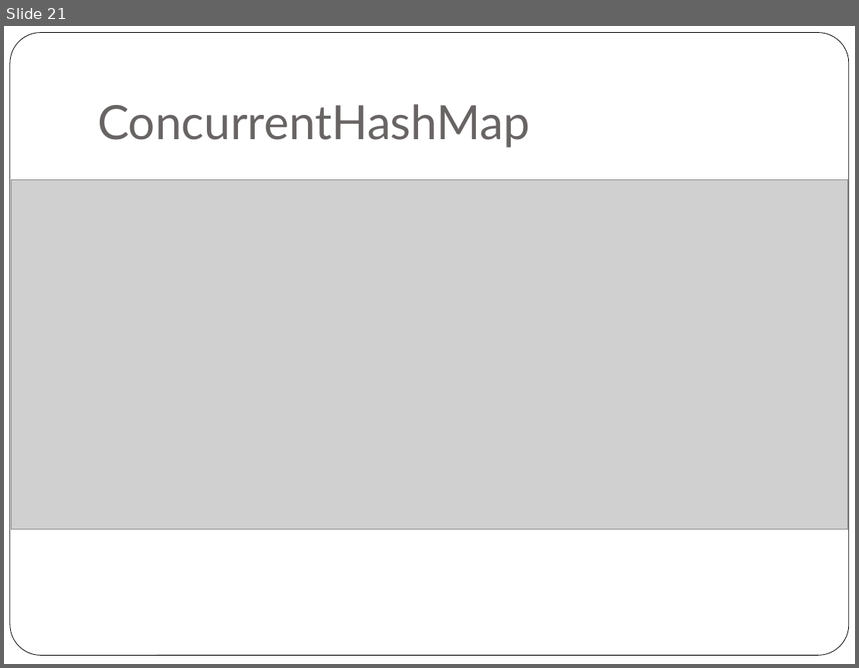
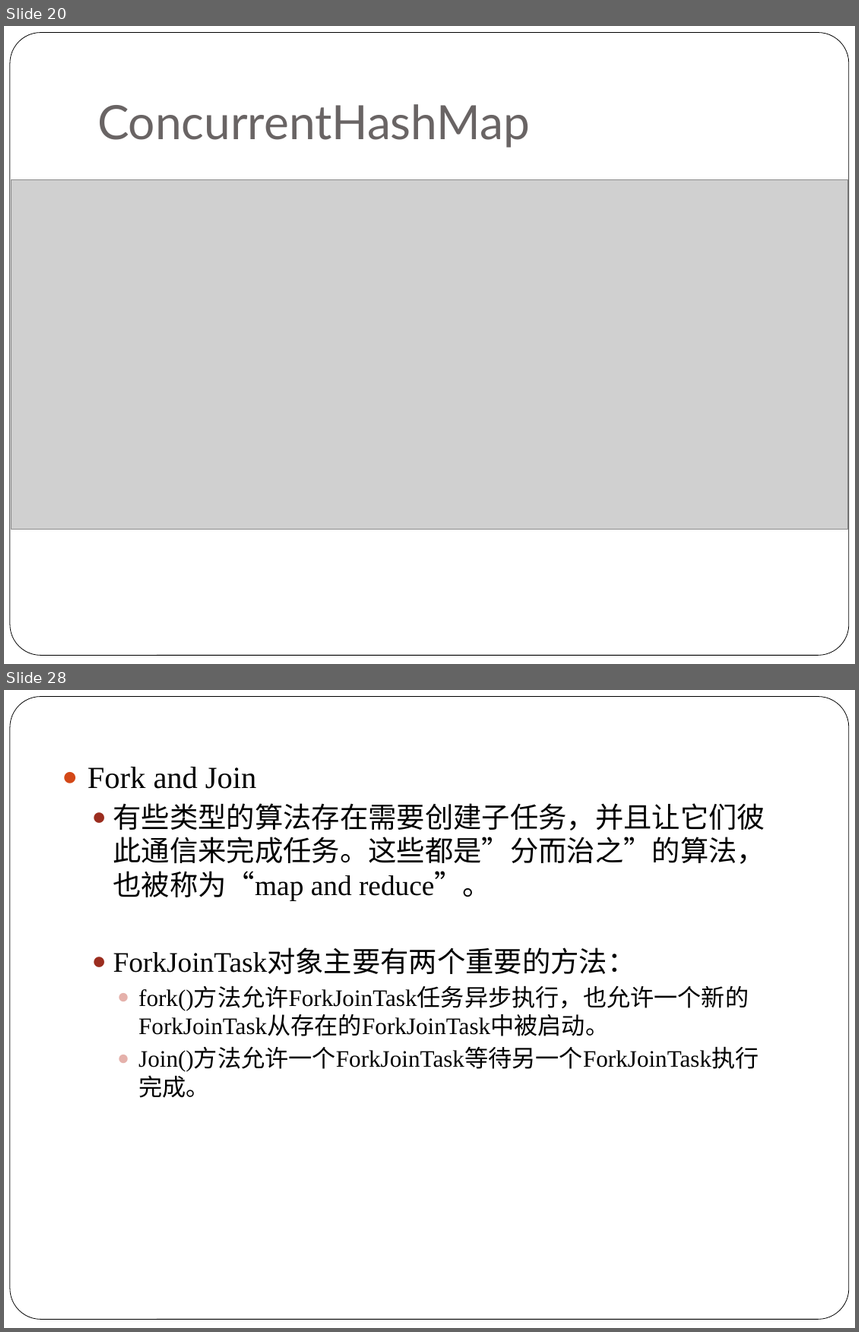
Before and after one commit to NickyQian/Practice, a slide deck: Document/Java Concurrency.pptx. Shown one above the other, each under a label of ours: slide 21 before the commit, slides 20 and 28 after it; the slides between them are not shown. The pictures are 859x668 and 859x1332 pixels, drawn with LibreOffice and Linux fonts; fonts in the diff are those of the drawing; grey boxes stand for pictures. Boxes give left, top, right and bottom in pixels: in the first picture for what was removed or moved away, otherwise in the second. Text is boxed around its words. In the diff, an @@ line names an element or a change of style, - is before the commit and + after.

```diff
--- a/Document/Java Concurrency.pptx
+++ b/Document/Java Concurrency.pptx
@@ slide 28 added at bbox=[4, 690, 855, 1328], background #FFFFFF; not listed: 1 template element that a slide beside it also shows @@
@@ text added at bbox=[88, 767, 766, 1098], 20 pt, text #000000 @@
+● Fork and Join
+  ● 有些类型的算法存在需要创建子任务，并且让它们彼此通信来完成任务。这些都是”分而治之”的算法，也被称为“map and reduce”。
+  ● ForkJoinTask对象主要有两个重要的方法：
+    ● fork()方法允许ForkJoinTask任务异步执行，也允许一个新的ForkJoinTask从存在的ForkJoinTask中被启动。
+    ● Join()方法允许一个ForkJoinTask等待另一个ForkJoinTask执行完成。
@@ what was slide 21 is now slide 20 @@
```
Also in this commit, not shown: 9 slides changed, 10 other slides added, 2 slides removed.
